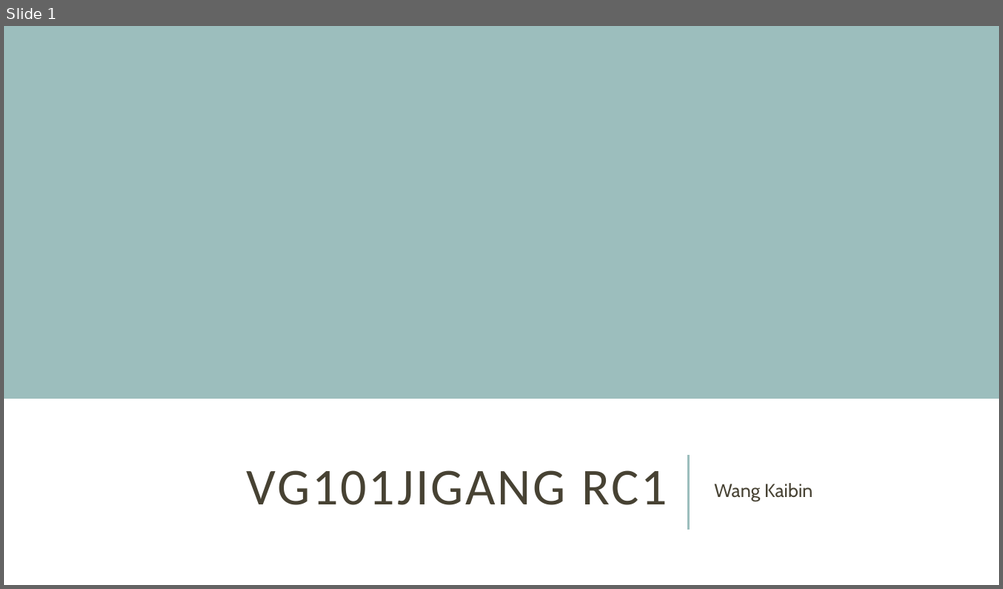
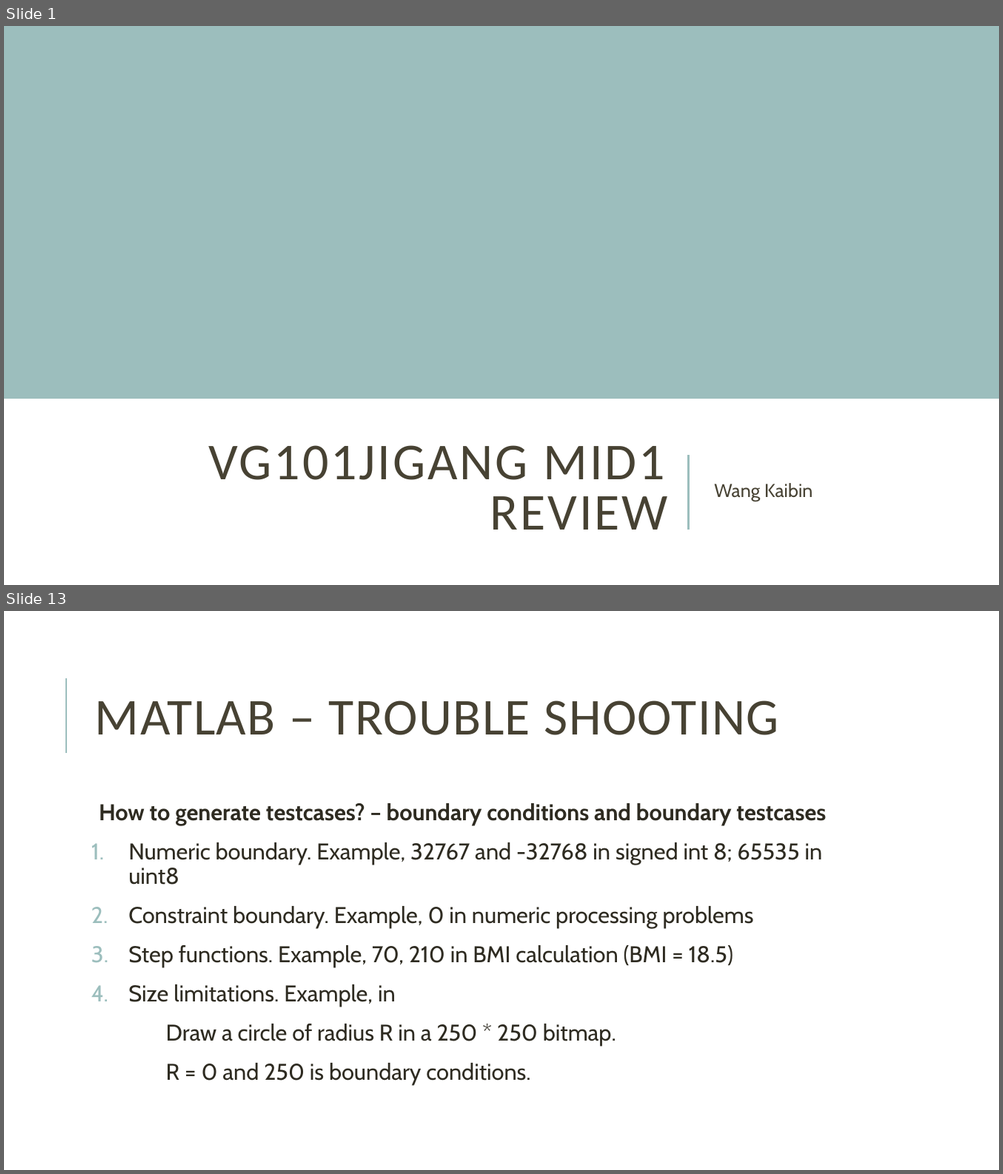
Before and after one commit to kevin-wang-2/Jigang-VG101-RC-for-Matlab, a slide deck: Big RC/VG101Jigang Mid1 WKB.pptx. Shown one above the other, each under a label of ours: slide 1 before the commit, slides 1 and 13 after it; the slides between them are not shown. The pictures are 1003x589 and 1003x1174 pixels, drawn with LibreOffice and Linux fonts; fonts in the diff are those of the drawing. Boxes give left, top, right and bottom in pixels: in the first picture for what was removed or moved away, otherwise in the second. Text is boxed around its words. In the diff, an @@ line names an element or a change of style, - is before the commit and + after.

```diff
--- a/Big RC/VG101Jigang Mid1 WKB.pptx
+++ b/Big RC/VG101Jigang Mid1 WKB.pptx
@@ slide 13 added at (x1=4, y1=611, x2=999, y2=1170), background #FFFFFF @@
@@ line added from (66, 753) to (66, 678), #9CBEBD 1.5 pt @@
@@ title added at (x1=95, y1=701, x2=779, y2=735), 50 pt, text #474233 @@
+MATLAB – TROUBLE SHOOTING
@@ text added at (x1=99, y1=803, x2=825, y2=1085), 22 pt, text #2E2B21 @@
+  How to generate testcases? – boundary conditions and boundary testcases
+1. Numeric boundary. Example, 32767 and -32768 in signed int 8; 65535 in uint8
+2. Constraint boundary. Example, 0 in numeric processing problems
+3. Step functions. Example, 70, 210 in BMI calculation (BMI = 18.5)
+4. Size limitations. Example, in
+Draw a circle of radius R in a 250 * 250 bitmap.
+R = 0 and 250 is boundary conditions.
@@ slide 1 changed as well @@
@@ title at (x1=208, y1=446, x2=668, y2=530): text changed @@
-VG101JIGANG RC1
+VG101JIGANG MID1 REVIEW
```
Also in this commit, not shown: 3 other slides changed, 11 other slides added, 18 slides removed.
